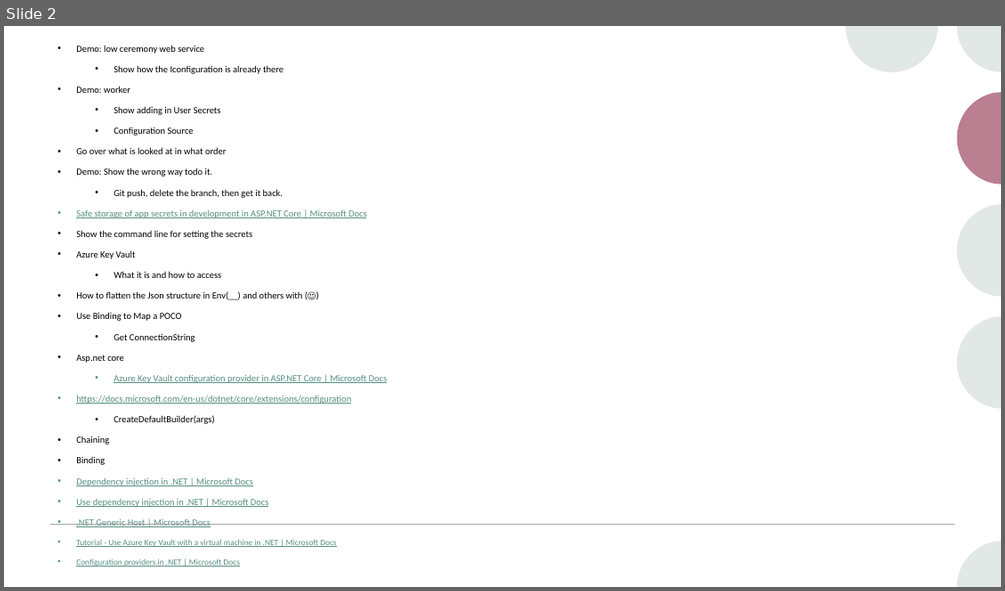
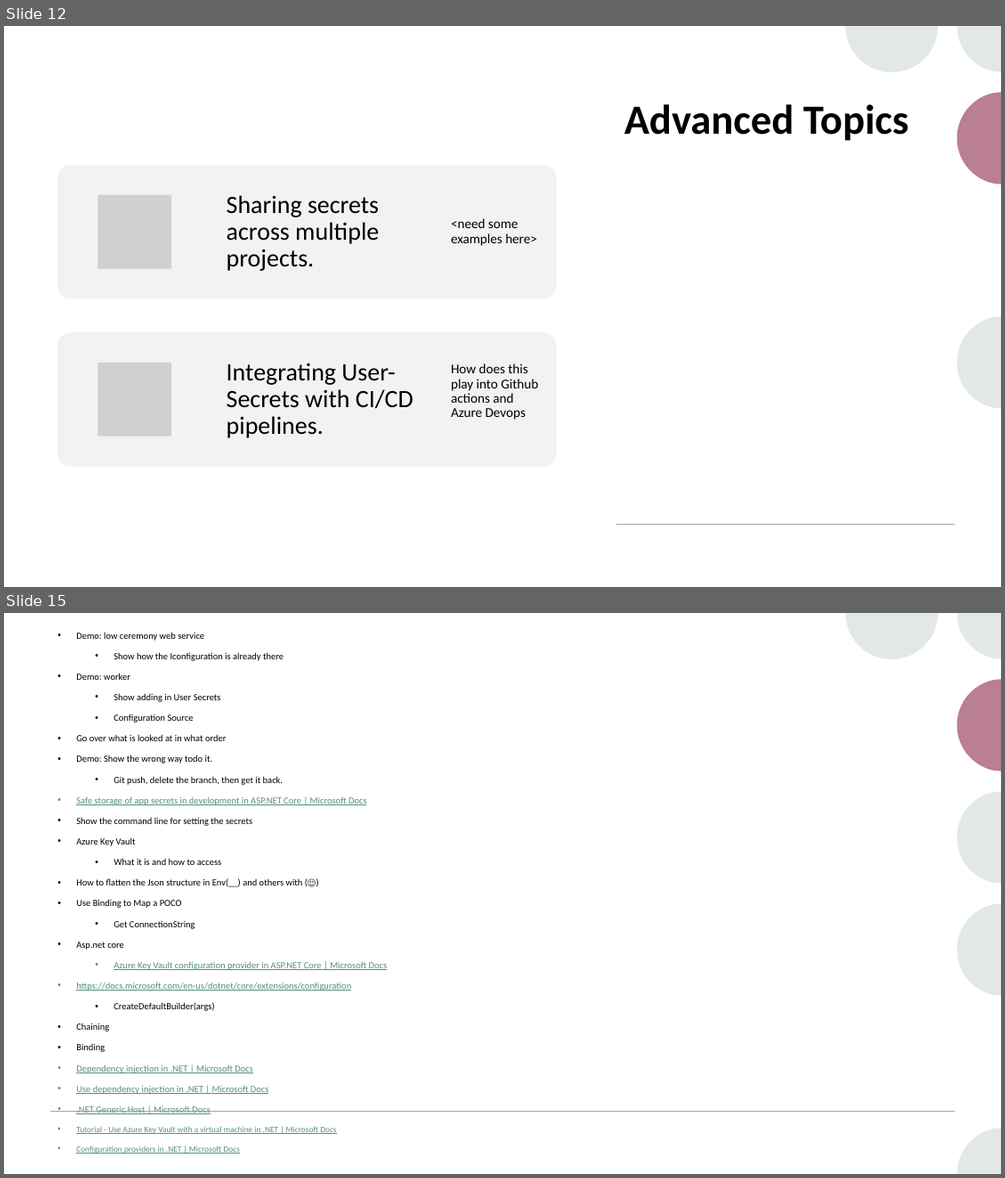
Before and after one commit to pulcher/stop-checking-in-secrets, a slide deck: stop-checking-in-secrets.pptx. Shown one above the other, each under a label of ours: slide 2 before the commit, slides 12 and 15 after it; the slides between them are not shown. The pictures are 1005x591 and 1005x1178 pixels, drawn with LibreOffice and Linux fonts; fonts in the diff are those of the drawing; grey boxes stand for pictures. Boxes give left, top, right and bottom in pixels: in the first picture for what was removed or moved away, otherwise in the second. Text is boxed around its words. In the diff, an @@ line names an element or a change of style, - is before the commit and + after.

```diff
--- a/stop-checking-in-secrets.pptx
+++ b/stop-checking-in-secrets.pptx
@@ slide 12 added at [4, 26, 1001, 587], background #FFFFFF; not listed: 8 template elements that a slide beside it also shows @@
@@ rectangle added at [4, 26, 1001, 587], fill #FFFFFF @@
@@ group added at [845, 26, 1001, 408]: 4 freeform shapes @@
@@ title added at [624, 104, 909, 141], 40 pt, text #000000, bold @@
+Advanced Topics
@@ group added at [57, 165, 557, 467]: 4 texts, 2 rounded rectangles, 2 pictures @@
+Sharing secrets across multiple projects.
+<need some examples here>
+Integrating User-Secrets with CI/CD pipelines.
+How does this play into Github actions and Azure Devops
@@ line added from (616, 524) to (955, 524), #A6A6A6 1 pt @@
@@ what was slide 2 is now slide 15 @@
```
Also in this commit, not shown: 1 slide changed, 12 other slides added, 1 other file.
